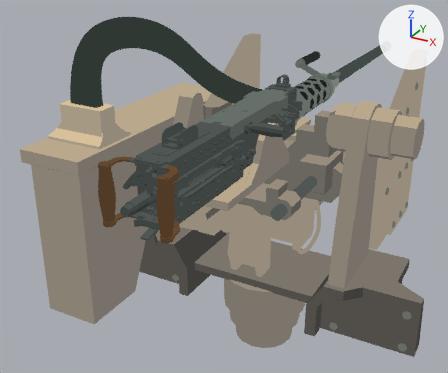
The Blender file ArtSource/CROWSII/output/crows_ii_m2.blend: old version first, new version second.
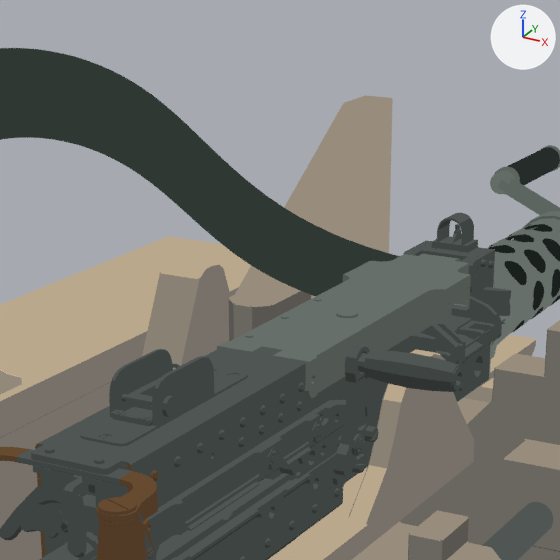
Each version appears first whole from a 50 mm camera at (0.791, -1.747, 1.424) aimed at (-0.25, 0.147, 0.478), and next in a close-up on the part from 27% to 71% of the width and 0% to 53% of the height. Every picture has the same lights, and +X, +Y and +Z are marked at upper right. The older version's two pictures come first.

The first close-up shows 'Cylinder.003 / frame', 'M2QCB / Barrel / gun', 'M2QCB / Body_M2 / gun', 'M2QCB / Cover.007 / gun', 'M2QCB / Cover_010_Low.001 / gun', 'M2QCB / QCB carry grip', 'M2QCB / QCB folded handle arm', 'M2QCB / Reloading_handle / gun', 'M2QCB / Single / gun', 'M2QCB / Trigger / gun' and 7 more.
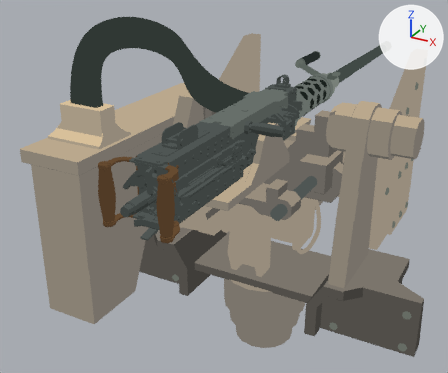
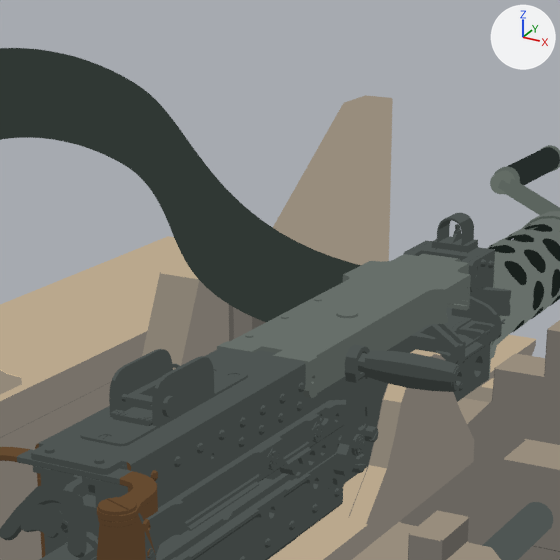
Location of each change, [x1, y1, x2, y2] in pixels of the close-ups (560 x 560 px; the box of a moved part takes in the faces that stretch with it):
part 1 of me_cylinder_003_frame, moved or reshaped: before [130, 89, 399, 296]; after [130, 89, 361, 322]

The edits, one by one:
me_cylinder_003_frame has 14671 vertices, 14014 faces and spans x -0.638..0.561, y -0.533..0.565, z 0.154..1.137.
me_cylinder_003_frame is used by ob_cylinder_003___frame; location (0.0, 0.0, 0.0).
me_cylinder_003_frame part 1: 184 of 14671 vertices moved; they spanned x -0.326..-0.009, y -0.158..0.085, z 0.852..1.081 and now span x -0.327..-0.061, y -0.159..0.079, z 0.838..1.08; mean shift (-0.027, -0.021, -0.008); largest move (-0.096, -0.027, 0.892) -> (-0.151, -0.094, 0.88).
